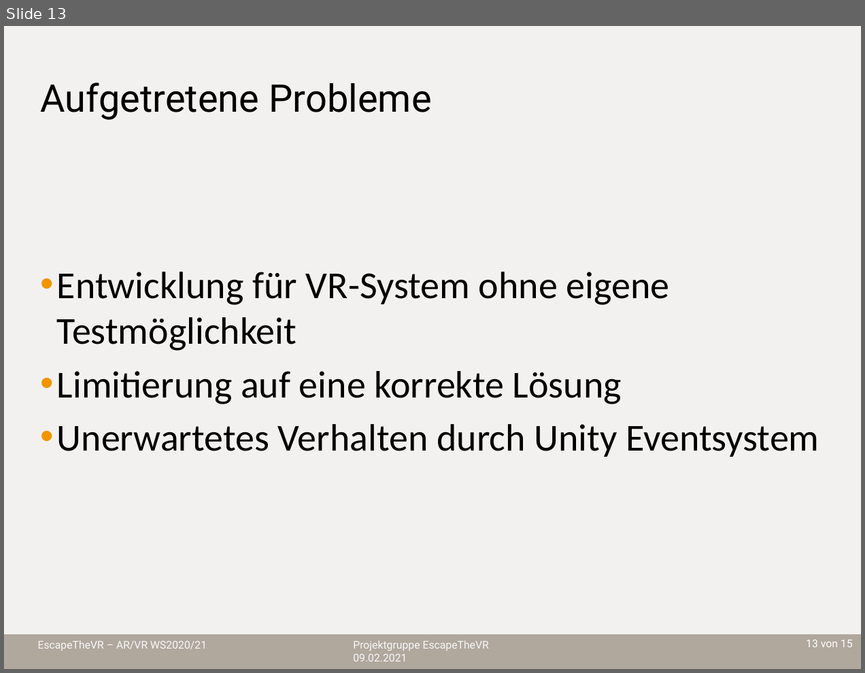
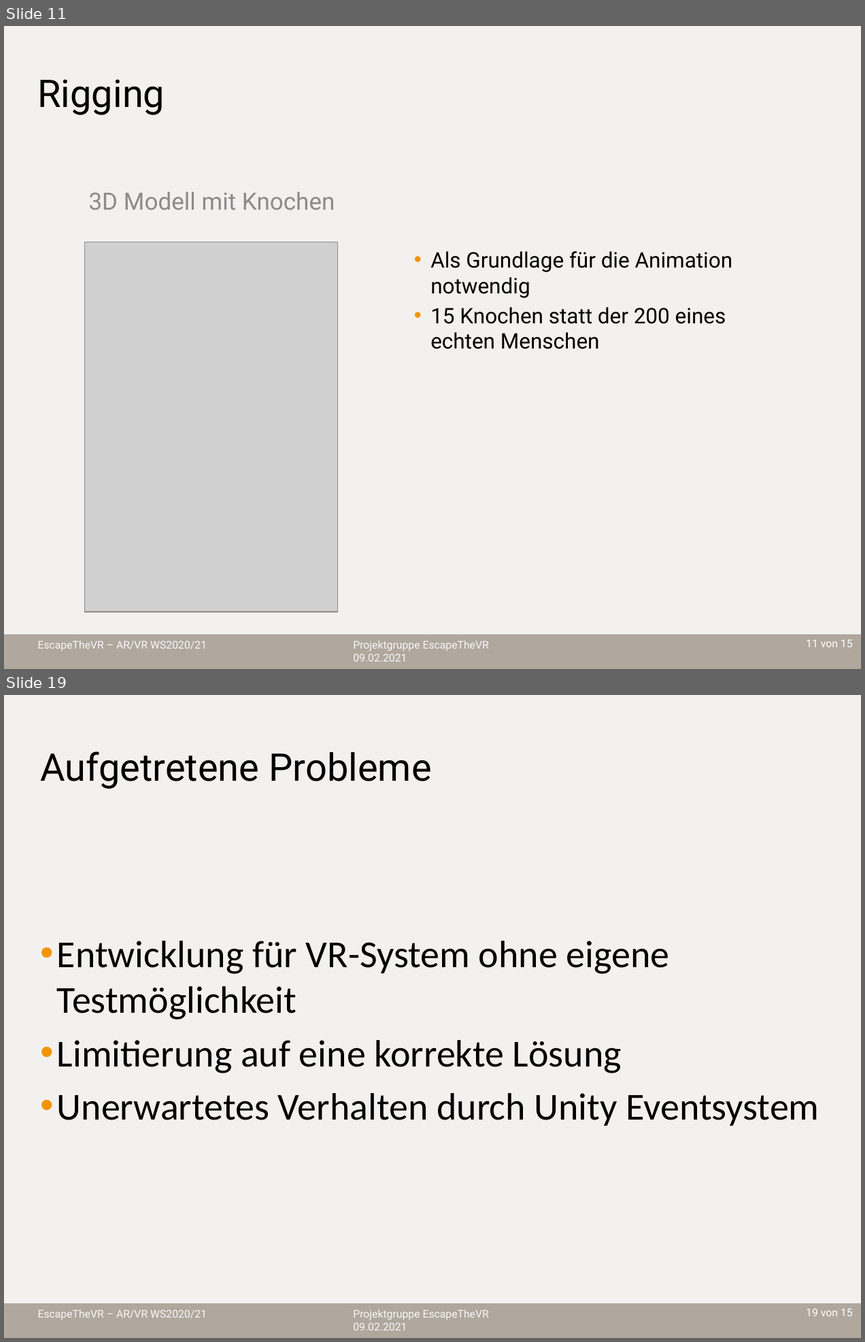
Before and after one commit to sebastian-steindl/EscapeTheVR, a slide deck: Präsentation.pptx. Shown one above the other, each under a label of ours: slide 13 before the commit, slides 11 and 19 after it; the slides between them are not shown. The pictures are 865x673 and 865x1342 pixels, drawn with LibreOffice and Linux fonts; fonts in the diff are those of the drawing; grey boxes stand for pictures; background and template pictures are left out. Boxes give left, top, right and bottom in pixels: in the first picture for what was removed or moved away, otherwise in the second. Text is boxed around its words. In the diff, an @@ line names an element or a change of style, - is before the commit and + after.

```diff
--- a/Präsentation.pptx
+++ b/Präsentation.pptx
@@ slide 11 added at box(4, 26, 861, 669), background #FFFFFF; not listed: 5 template elements that a slide beside it also shows @@
@@ title added at box(37, 79, 164, 115), 32 pt, text #000000 @@
+Rigging
@@ text added at box(89, 192, 334, 210), 20 pt, text #8C8C8C @@
+3D Modell mit Knochen
@@ picture added at box(84, 242, 337, 611) @@
@@ text added at box(430, 251, 733, 349), 18 pt, text #000000 @@
+• Als Grundlage für die Animation notwendig
+• 15 Knochen statt der 200 eines echten Menschen
@@ what was slide 13 is now slide 19 @@
@@ page number at box(806, 1308, 853, 1316): text changed @@
-13 von 15
+19 von 15
```
Also in this commit, not shown: 8 slides changed, 5 other slides added.
